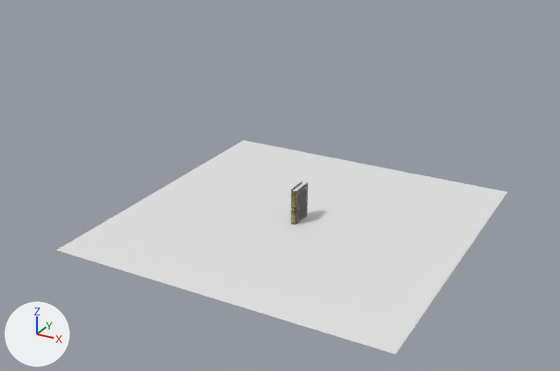
The Blender file Book/book.blend, before and after one commit.
One viewpoint serves both versions: a 50 mm lens placed at (16.2, -31.4, 17.4), pointed at (-0.3, -1.5, 2.4). The lights are fixed; the arrows at lower left show +X, +Y and +Z.
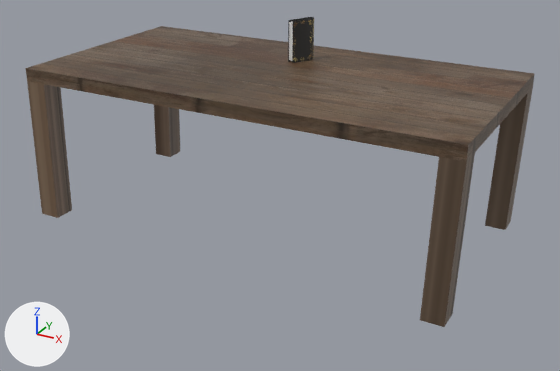
Commit message: Updated Book

The change in detail:
Picture 'weathered_brown_planks_diff_1k.jpg' (img_weathered_brown_planks_diff_1k_jpg) is new.
Material 'Material.006' (mat_material_006) is new.
Its texture is img_weathered_brown_planks_diff_1k_jpg.
Mesh me_cube is new.
It has 64 vertices, 50 faces and spans x -1.0..1.0, y -1.0..1.0, z -23.0..1.0.
It uses material mat_material_006 (picture img_weathered_brown_planks_diff_1k_jpg).
Object 'Cylinder' (ob_cylinder) moves from (0.0, 0.0, 0.0) to (0.07, -0.22, 8.3).
Object 'Cylinder' (ob_cylinder) turns from (0, 0, 0) to (0, 0, 155) degrees about x, y and z.
Object 'Plane' (ob_plane) is deleted.
Object 'LongTable' (ob_longtable) is new; it shows me_cube.
Its location is (0.0, -2.3, 8.0).
Its scale is (10.0, 5.0, 0.3).

Changed parts and their boxes (x1, y1, x2, y2) in the pictures (560 x 371 px):
'Plane', deleted: before (57, 140, 507, 354)
'LongTable', added (brown): after (25, 26, 535, 327)
'Cylinder', moved, turned: before (291, 182, 308, 225); after (288, 17, 314, 63)
